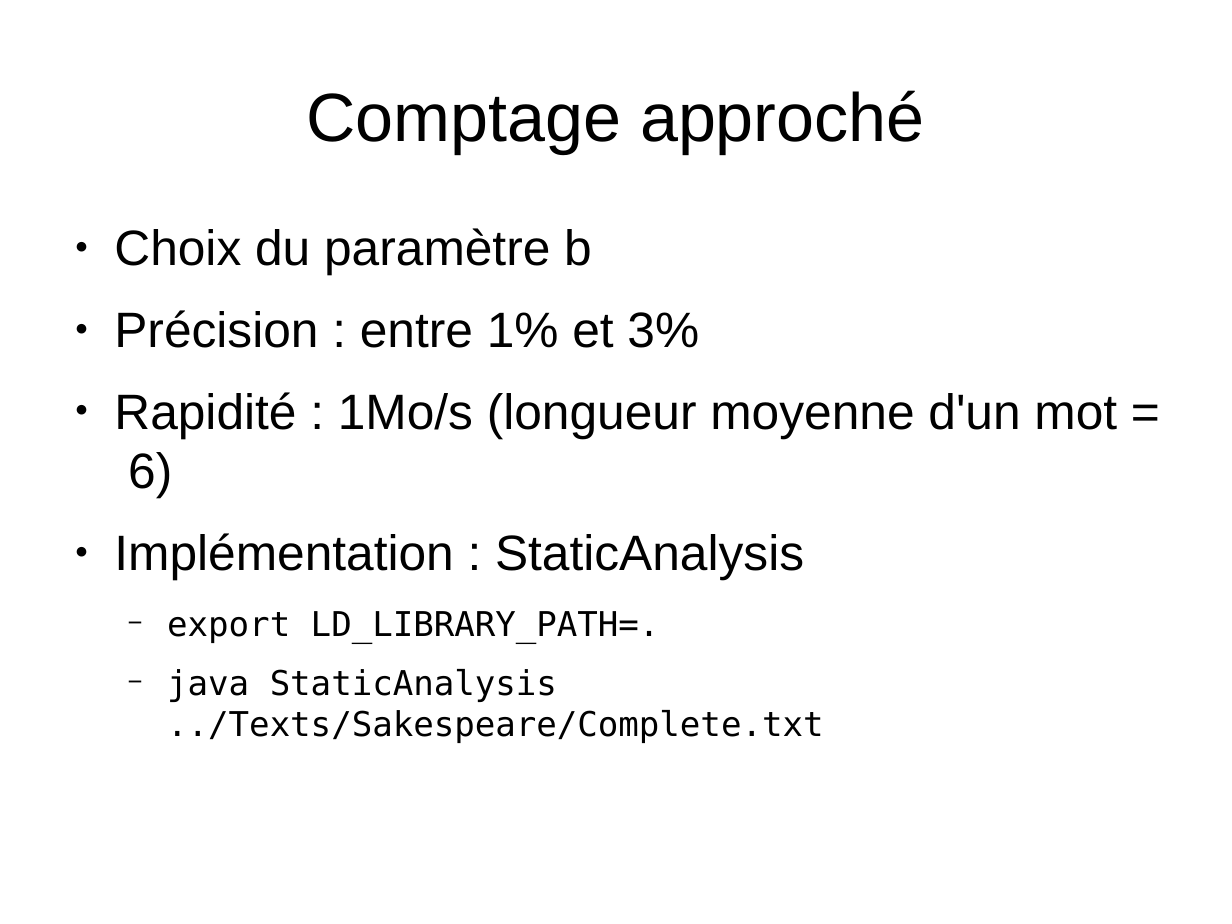
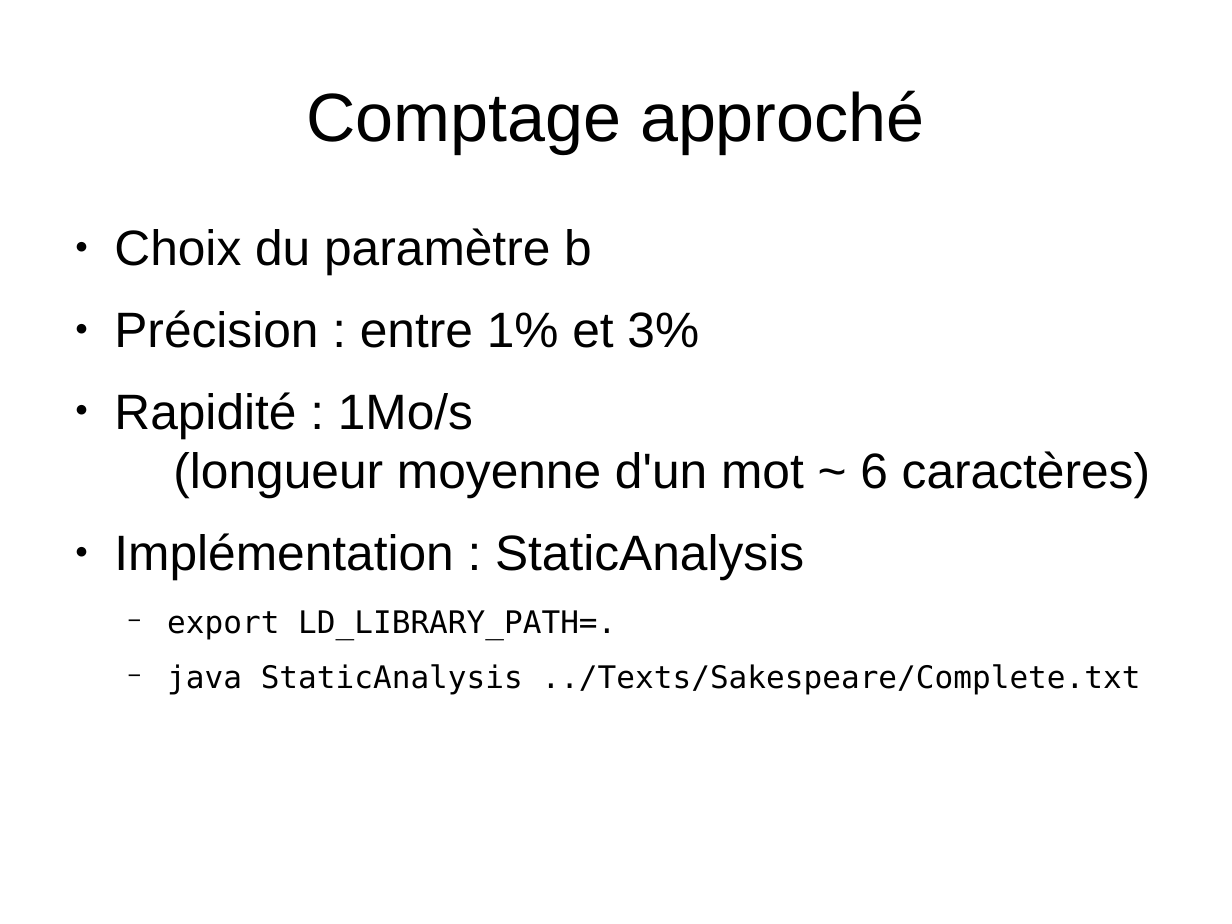
Before and after one commit to tal-chan/projet_inf431, a slide deck: slide 4 of Soutenance.odp. Drawn at 1232x924 pixels with LibreOffice and Linux fonts; fonts in the diff are those of the drawing. Boxes give left, top, right and bottom in pixels: in the first picture for what was removed or moved away, otherwise in the second. Text is boxed around its words. In the diff, an @@ line names an element or a change of style, - is before the commit and + after.

```diff
--- a/Soutenance.odp
+++ b/Soutenance.odp
@@ text at [114, 392, 1150, 498]: text changed @@
-● Rapidité : 1Mo/s (longueur moyenne d'un mot = 6)
+● Rapidité : 1Mo/s
+  (longueur moyenne d'un mot ~ 6 caractères)
@@ text at [167, 610, 1141, 694]: size 22 to 20 pt in "export LD_LIBRARY_PATH=.", "java StaticAnalysis ../Texts/Sakespeare/Complete.txt" @@
```
Also in this commit, not shown: 6 other slides changed.
